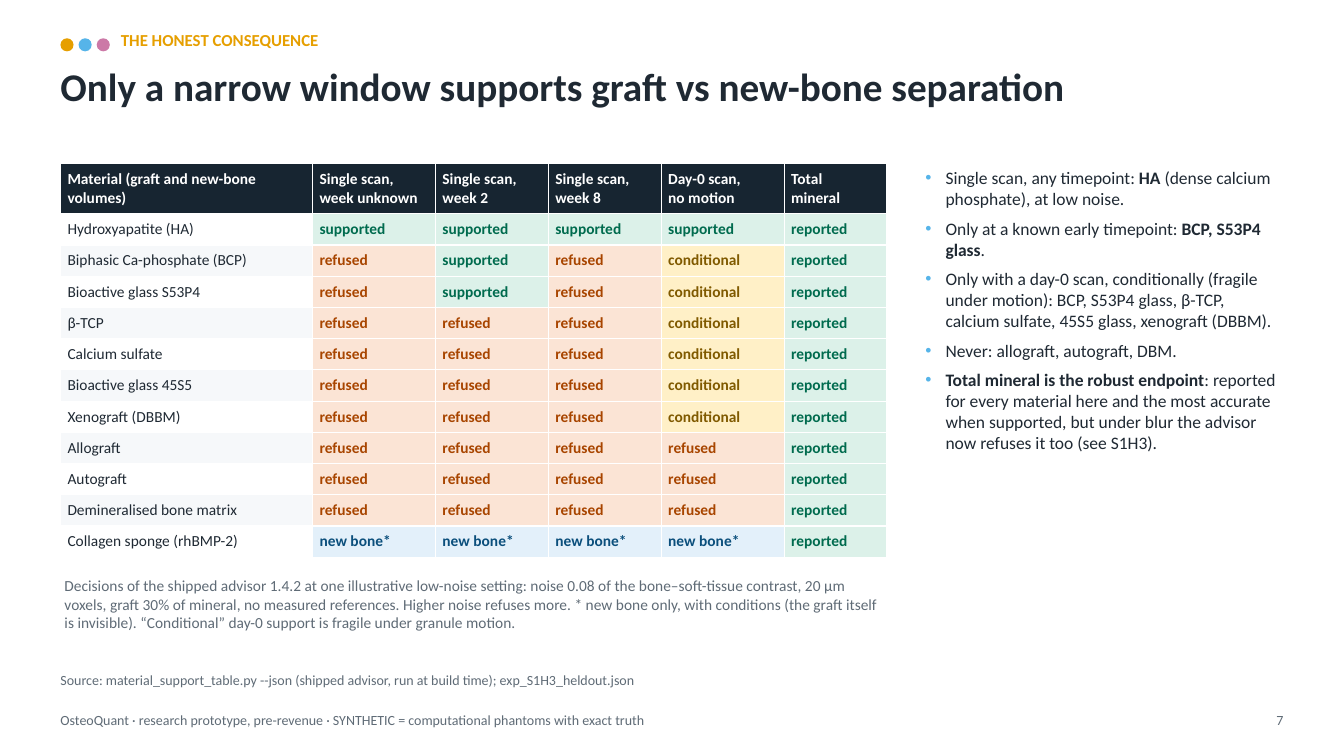
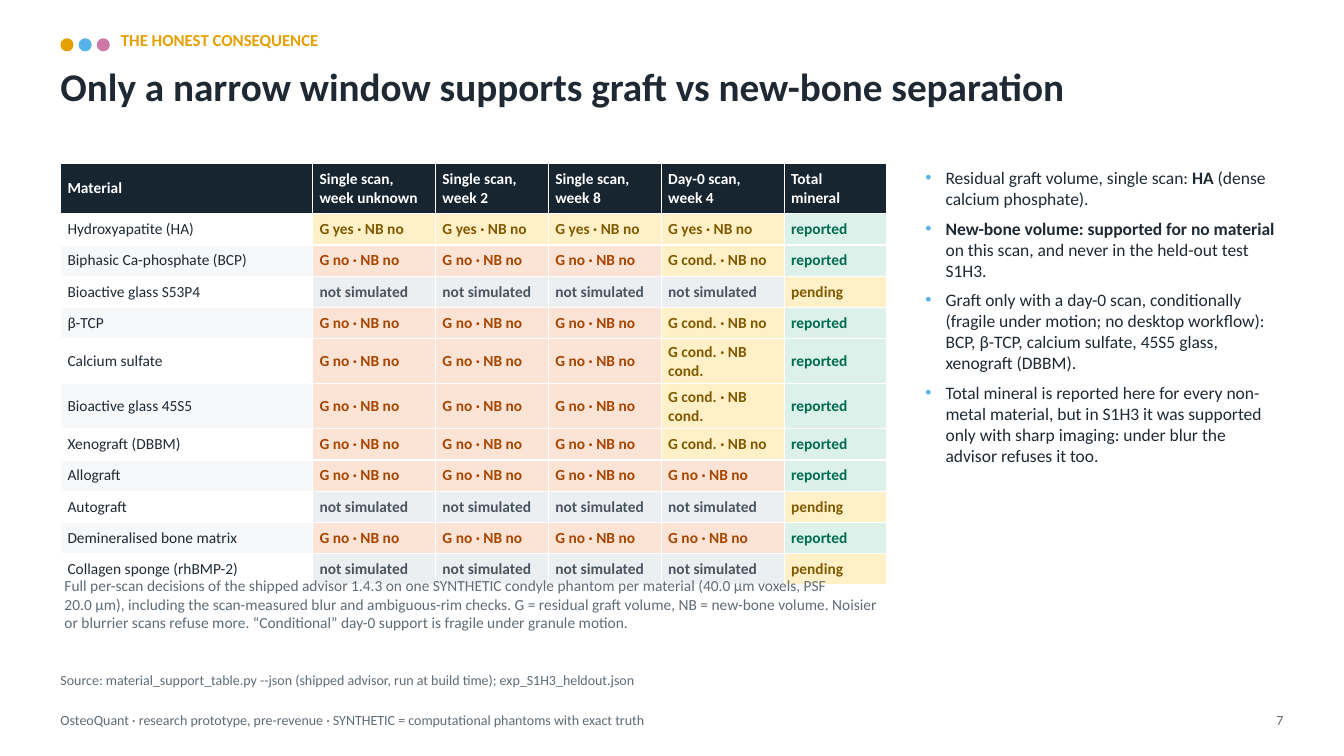
Before and after one commit to arnavhiteshpatel-cloud/playground, a slide deck: slide 7 of investor/OsteoQuant_Investor_Deck.pptx. Drawn at 1344x756 pixels with LibreOffice and Linux fonts; fonts in the diff are those of the drawing. Boxes give left, top, right and bottom in pixels: in the first picture for what was removed or moved away, otherwise in the second. Text is boxed around its words. In the diff, an @@ line names an element or a change of style, - is before the commit and + after.

```diff
--- a/investor/OsteoQuant_Investor_Deck.pptx
+++ b/investor/OsteoQuant_Investor_Deck.pptx
@@ table at (60,163,887,581) @@
-row 1, column 1: Material (graft and new-bone volumes)
+row 1, column 1: Material
-row 1, column 5: Day-0 scan, / no motion
+row 1, column 5: Day-0 scan, / week 4
-row 2: Hydroxyapatite (HA) | supported | supported | supported | supported | reported
+row 2: Hydroxyapatite (HA) | G yes · NB no | G yes · NB no | G yes · NB no | G yes · NB no | reported
-row 3: Biphasic Ca-phosphate (BCP) | refused | supported | refused | conditional | reported
+row 3: Biphasic Ca-phosphate (BCP) | G no · NB no | G no · NB no | G no · NB no | G cond. · NB no | reported
-row 4: Bioactive glass S53P4 | refused | supported | refused | conditional | reported
+row 4: Bioactive glass S53P4 | not simulated | not simulated | not simulated | not simulated | pending
-row 5: β-TCP | refused | refused | refused | conditional | reported
+row 5: β-TCP | G no · NB no | G no · NB no | G no · NB no | G cond. · NB no | reported
-row 6: Calcium sulfate | refused | refused | refused | conditional | reported
+row 6: Calcium sulfate | G no · NB no | G no · NB no | G no · NB no | G cond. · NB cond. | reported
-row 7: Bioactive glass 45S5 | refused | refused | refused | conditional | reported
+row 7: Bioactive glass 45S5 | G no · NB no | G no · NB no | G no · NB no | G cond. · NB cond. | reported
-row 8: Xenograft (DBBM) | refused | refused | refused | conditional | reported
+row 8: Xenograft (DBBM) | G no · NB no | G no · NB no | G no · NB no | G cond. · NB no | reported
-row 9: Allograft | refused | refused | refused | refused | reported
+row 9: Allograft | G no · NB no | G no · NB no | G no · NB no | G no · NB no | reported
-row 10: Autograft | refused | refused | refused | refused | reported
+row 10: Autograft | not simulated | not simulated | not simulated | not simulated | pending
-row 11: Demineralised bone matrix | refused | refused | refused | refused | reported
+row 11: Demineralised bone matrix | G no · NB no | G no · NB no | G no · NB no | G no · NB no | reported
-row 12: Collagen sponge (rhBMP-2) | new bone* | new bone* | new bone* | new bone* | reported
+row 12: Collagen sponge (rhBMP-2) | not simulated | not simulated | not simulated | not simulated | pending
@@ fill #DCF1E9 to #FFF0C7 in 7 cells @@
@@ fill #DCF1E9 to #FBE4D5 in row 3, column 3 @@
@@ fill #FBE4D5 to #ECEFF2 in 6 cells @@
@@ fill #DCF1E9 to #ECEFF2 in row 4, column 3 @@
@@ fill #FFF0C7 to #ECEFF2 in row 4, column 5 @@
@@ fill #E3F0FA to #ECEFF2 in 4 cells @@
@@ text at (946,171,1275,462): text changed @@
-• Single scan, any timepoint: HA (dense calcium phosphate), at low noise.
-• Only at a known early timepoint: BCP, S53P4 glass.
-• Only with a day-0 scan, conditionally (fragile under motion): BCP, S53P4 glass, β-TCP, calcium sulfate, 45S5 glass, xenograft (DBBM).
-• Never: allograft, autograft, DBM.
-• Total mineral is the robust endpoint: reported for every material here and the most accurate when supported, but under blur the advisor now refuses it too (see S1H3).
+• Residual graft volume, single scan: HA (dense calcium phosphate).
+• New-bone volume: supported for no material on this scan, and never in the held-out test S1H3.
+• Graft only with a day-0 scan, conditionally (fragile under motion; no desktop workflow): BCP, β-TCP, calcium sulfate, 45S5 glass, xenograft (DBBM).
+• Total mineral is reported here for every non-metal material, but in S1H3 it was supported only with sharp imaging: under blur the advisor refuses it too.
@@ text at (64,578,876,631): text changed @@
-Decisions of the shipped advisor 1.4.2 at one illustrative low-noise setting: noise 0.08 of the bone–soft-tissue contrast, 20 µm voxels, graft 30% of mineral, no measured references. Higher noise refuses more. * new bone only, with conditions (the graft itself is invisible). “Conditional” day-0 support is fragile under granule motion.
+Full per-scan decisions of the shipped advisor 1.4.3 on one SYNTHETIC condyle phantom per material (40.0 µm voxels, PSF 20.0 µm), including the scan-measured blur and ambiguous-rim checks. G = residual graft volume, NB = new-bone volume. Noisier or blurrier scans refuse more. “Conditional” day-0 support is fragile under granule motion.
```
Also in this commit, not shown: 10 other slides changed, 17 other files.
